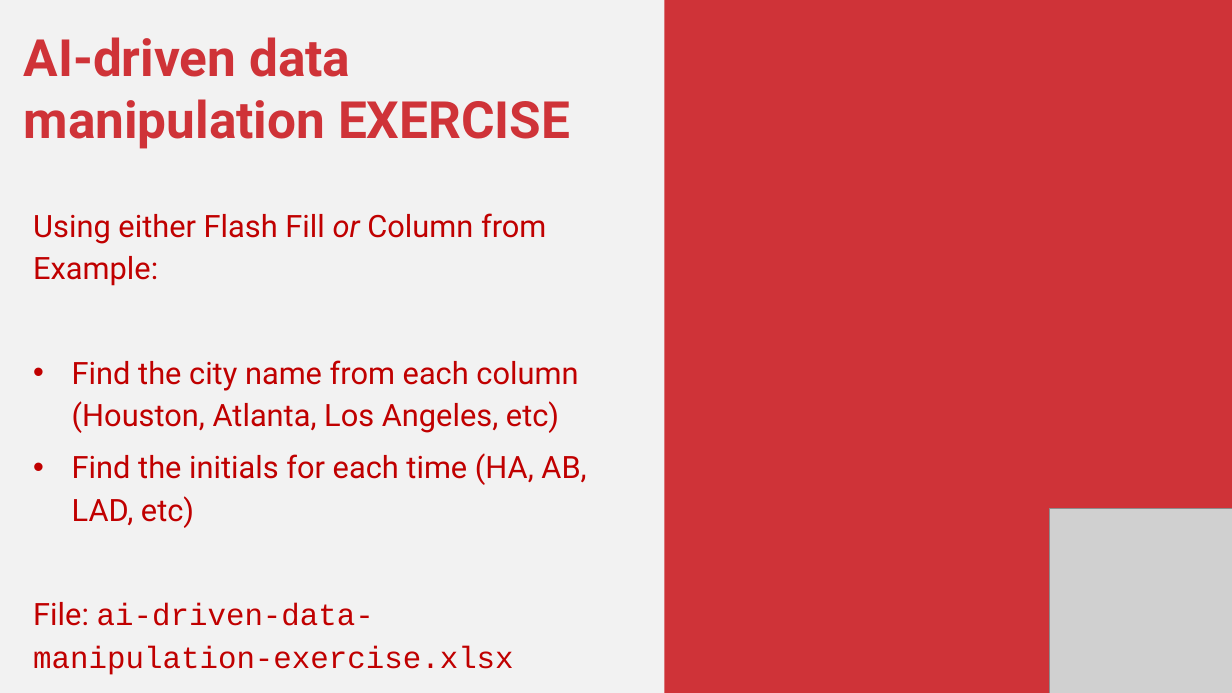
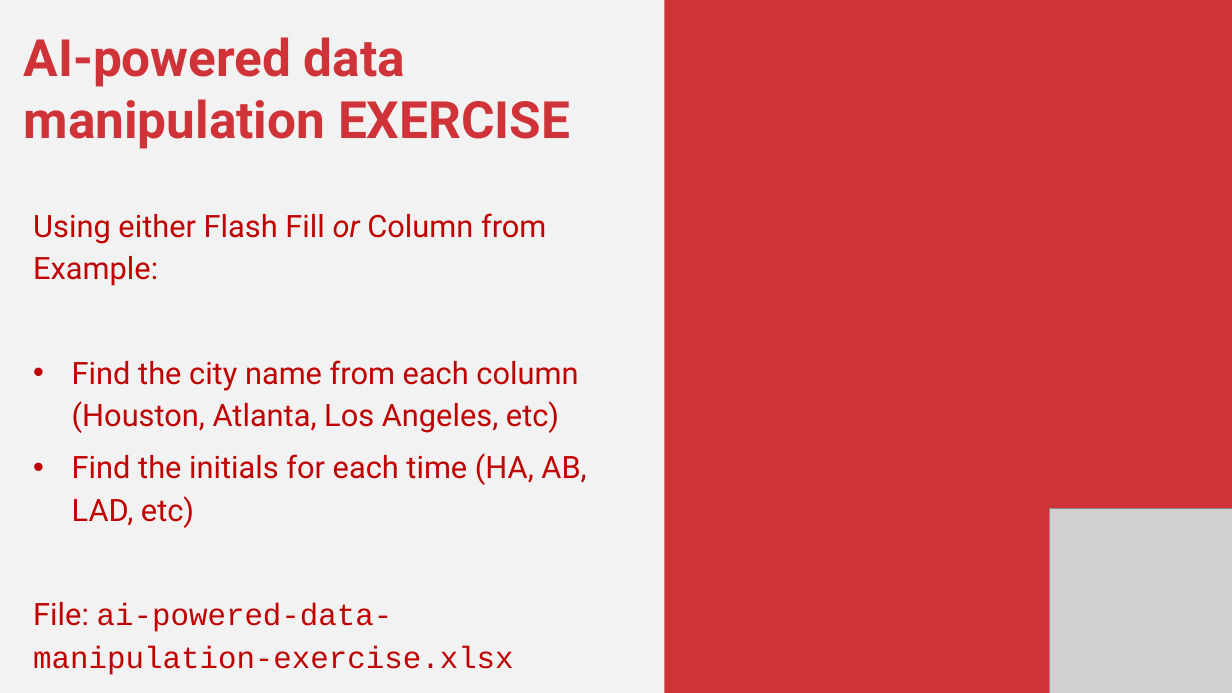
Before and after one commit to stringfestdata/xlgs-2024-analytics-2_0, a slide deck: slide 9 of xlgs-analytics-2_0-slides.pptx. Drawn at 1232x693 pixels with LibreOffice and Linux fonts; fonts in the diff are those of the drawing; grey boxes stand for pictures. Boxes give left, top, right and bottom in pixels: in the first picture for what was removed or moved away, otherwise in the second. Text is boxed around its words. In the diff, an @@ line names an element or a change of style, - is before the commit and + after.

```diff
--- a/xlgs-analytics-2_0-slides.pptx
+++ b/xlgs-analytics-2_0-slides.pptx
@@ text at box(24, 37, 570, 149): text changed @@
-AI-driven data manipulation EXERCISE
+AI-powered data manipulation EXERCISE
@@ text at box(33, 602, 513, 675): text changed @@
-File: ai-driven-data-manipulation-exercise.xlsx
+File: ai-powered-data-manipulation-exercise.xlsx
```
Also in this commit, not shown: 5 other slides changed, 4 slides added, 2 slides removed, 41 other files.
